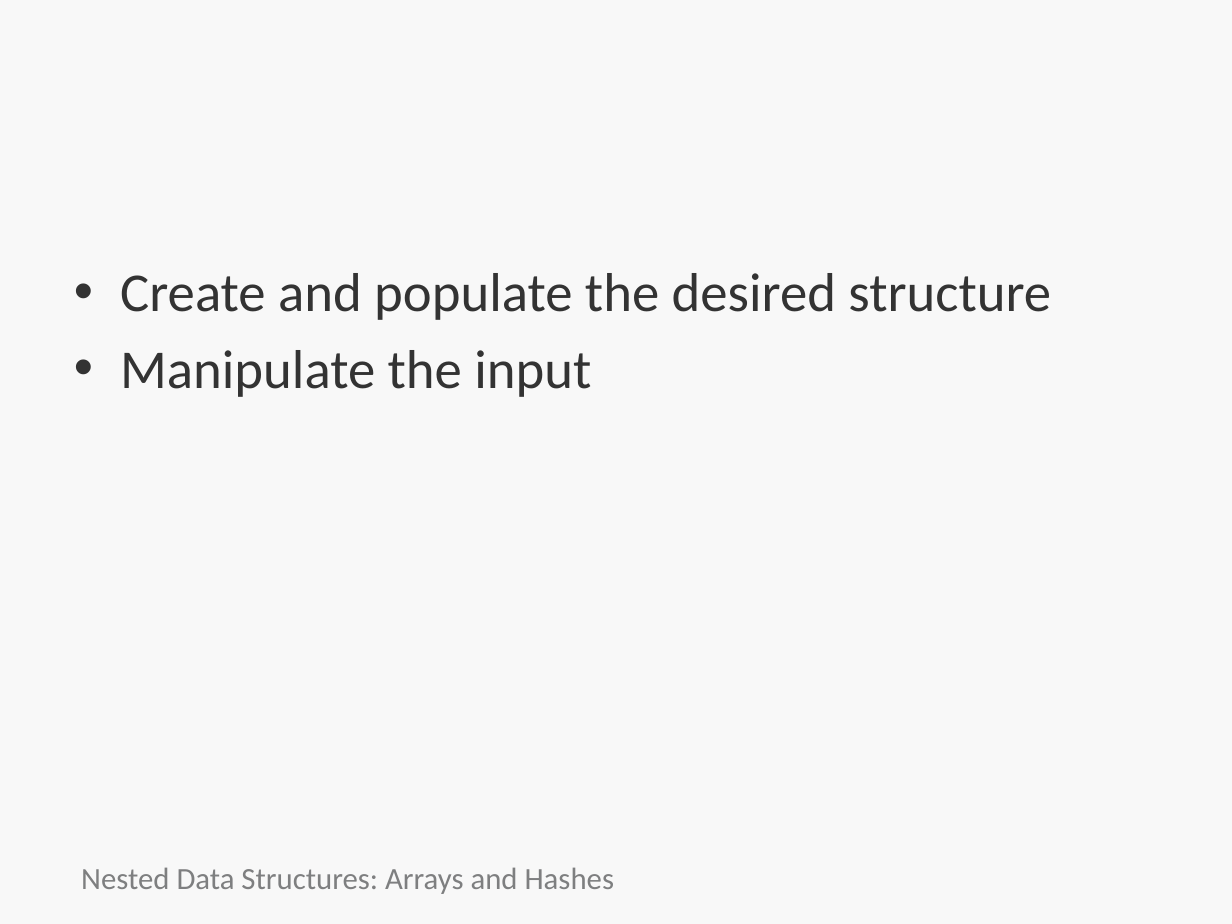
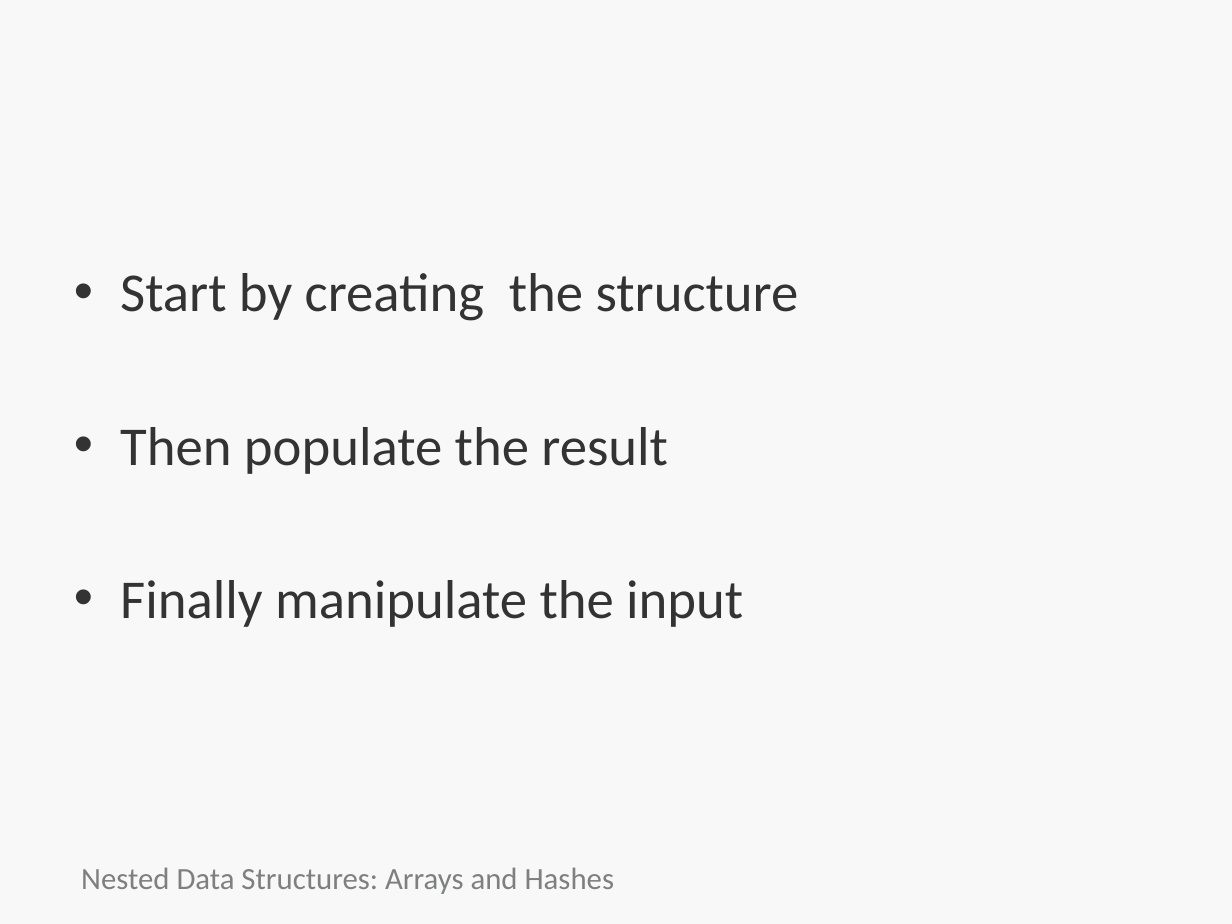
Before and after one commit to bootcoder/lectures, a slide deck: slide 37 of 1phase/data-stucts/HTC-nested-data-structures.pptx. Drawn at 1232x924 pixels with LibreOffice and Linux fonts; fonts in the diff are those of the drawing; background and template pictures are left out. Boxes give left, top, right and bottom in pixels: in the first picture for what was removed or moved away, otherwise in the second. Text is boxed around its words. In the diff, an @@ line names an element or a change of style, - is before the commit and + after.

Commit message:
update creating structs

```diff
--- a/1phase/data-stucts/HTC-nested-data-structures.pptx
+++ b/1phase/data-stucts/HTC-nested-data-structures.pptx
@@ text at bbox=[120, 273, 799, 627]: text changed @@
-• Create and populate the desired structure
-• Manipulate the input
+• Start by creating the structure
+• Then populate the result
+• Finally manipulate the input
```
Also in this commit, not shown: 1 other slide changed.
